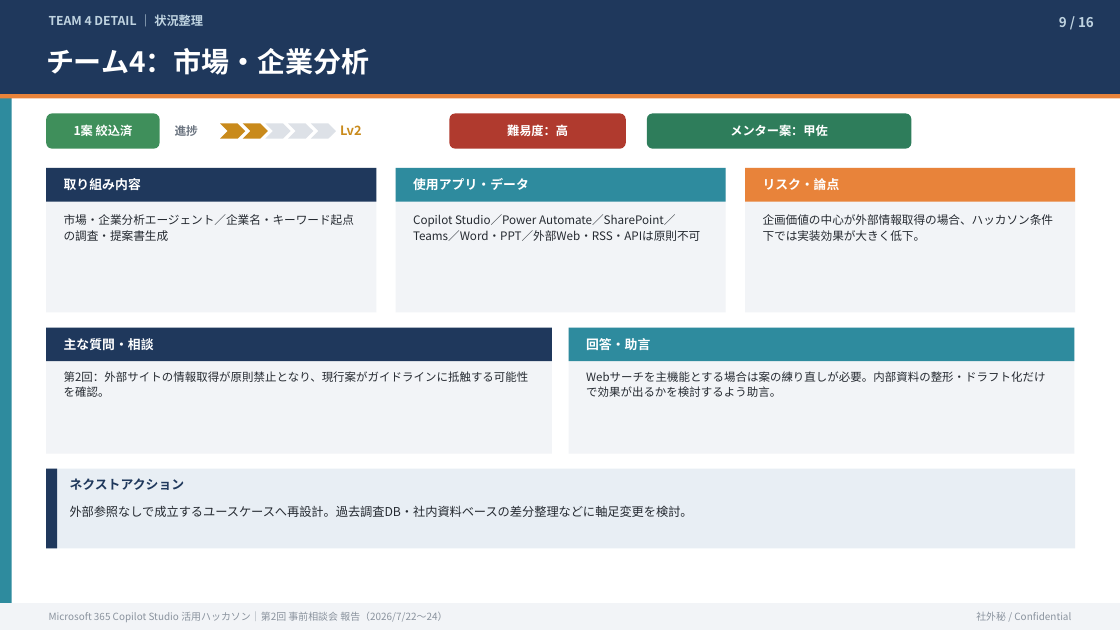
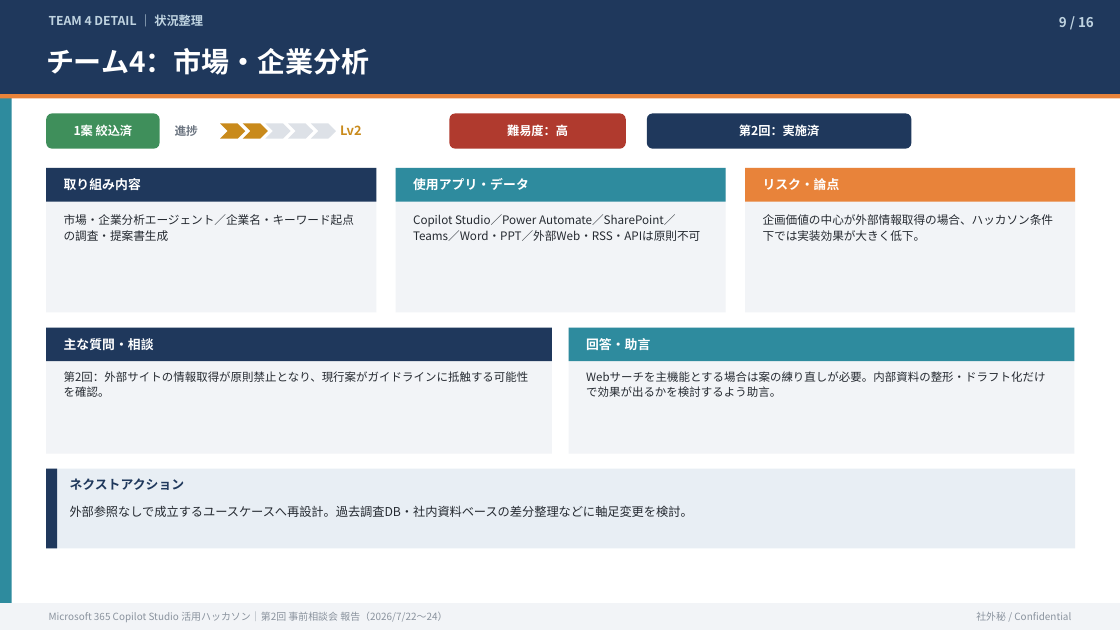
Before and after one commit to takuyanakamura881awc-beep/awc-naka881-repo, a slide deck: slide 9 of reports/CopilotStudio_ハッカソン_事前相談会②_状況報告_20260724.pptx. Drawn at 1120x630 pixels with LibreOffice and Linux fonts; fonts in the diff are those of the drawing. Boxes give left, top, right and bottom in pixels: in the first picture for what was removed or moved away, otherwise in the second. Text is boxed around its words. In the diff, an @@ line names an element or a change of style, - is before the commit and + after.

```diff
--- a/reports/CopilotStudio_ハッカソン_事前相談会②_状況報告_20260724.pptx
+++ b/reports/CopilotStudio_ハッカソン_事前相談会②_状況報告_20260724.pptx
@@ rounded rectangle "第2回：実施済" at [647, 113, 912, 149]: fill #2E7D5B to #1F385C @@
@@ text in rounded rectangle at [739, 124, 819, 136]: text changed @@
-メンター案：甲佐
+第2回：実施済
```
Also in this commit, not shown: 14 other slides changed, 1 other file.
